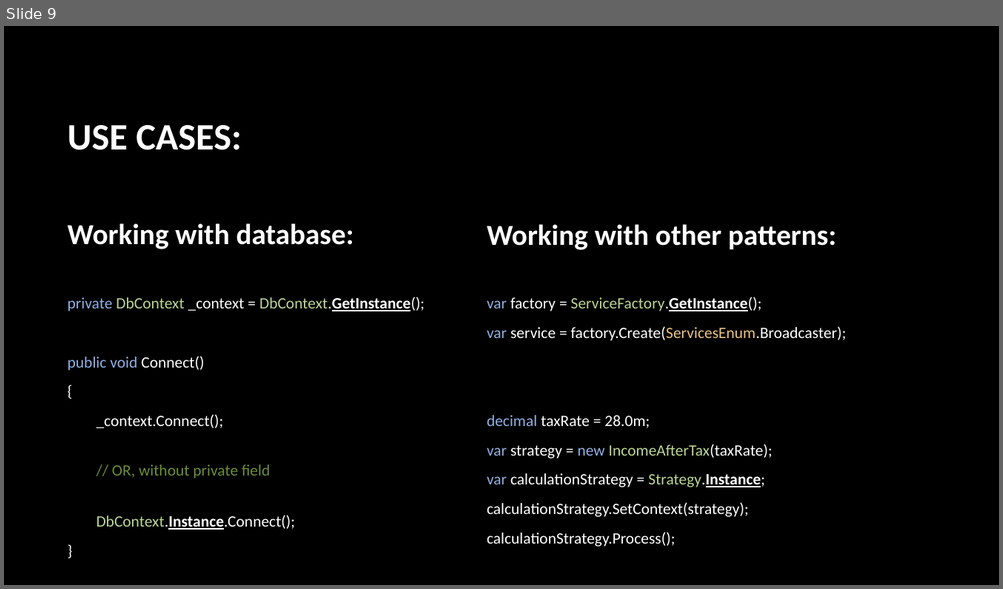
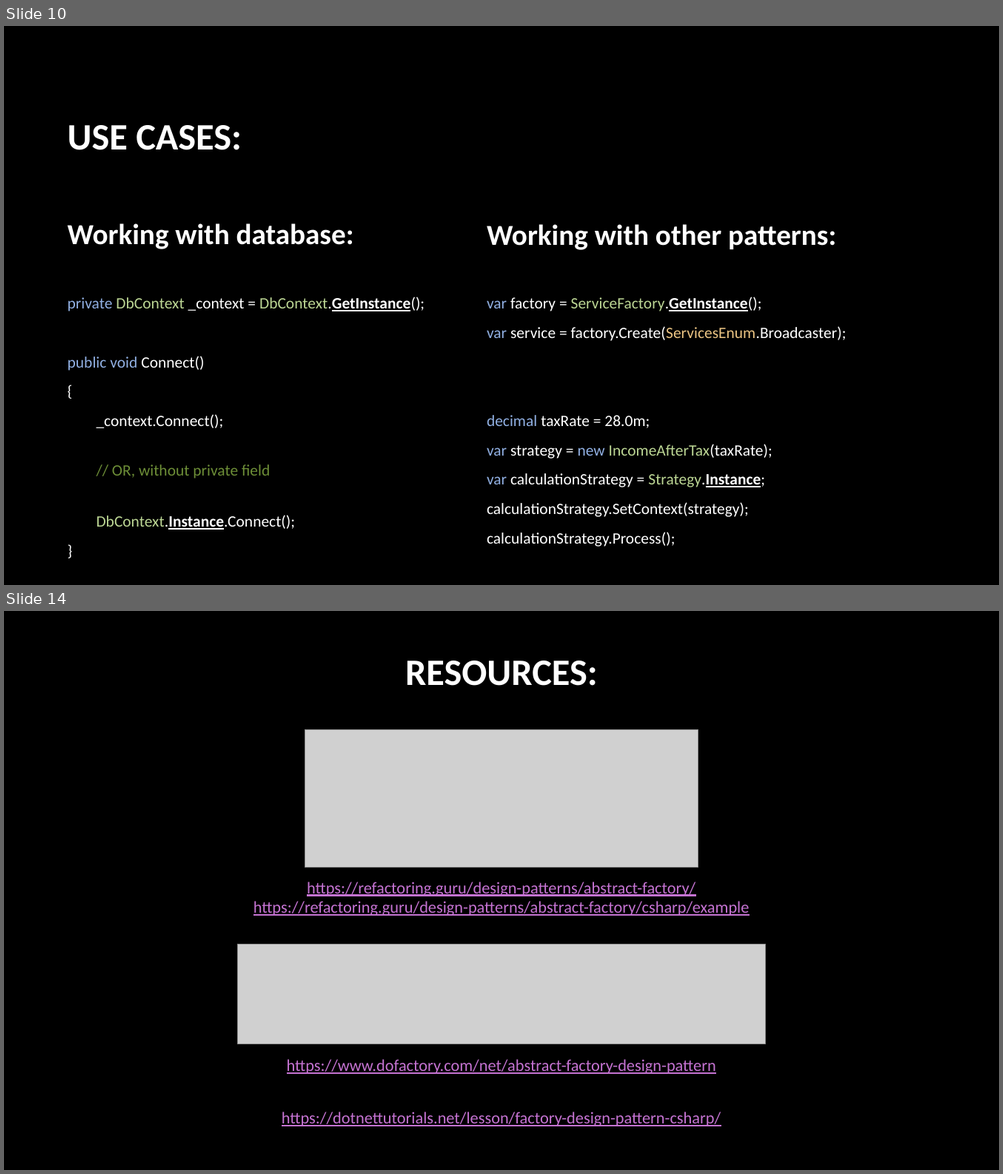
Before and after one commit to Thomas-M-Krystyan/ProgrammingWorkshops_DesignPatterns, a slide deck: Documentation/Design Patterns.pptx. Shown one above the other, each under a label of ours: slide 9 before the commit, slides 10 and 14 after it; the slides between them are not shown. The pictures are 1003x589 and 1003x1174 pixels, drawn with LibreOffice and Linux fonts; fonts in the diff are those of the drawing; grey boxes stand for pictures; background and template pictures are left out. Boxes give left, top, right and bottom in pixels: in the first picture for what was removed or moved away, otherwise in the second. Text is boxed around its words. In the diff, an @@ line names an element or a change of style, - is before the commit and + after.

```diff
--- a/Documentation/Design Patterns.pptx
+++ b/Documentation/Design Patterns.pptx
@@ slide 14 added at [4, 611, 999, 1170], background picture (left out) @@
@@ title added at [405, 661, 597, 686], 36 pt, text #FFFFFF, bold @@
+RESOURCES:
@@ picture added at [304, 729, 698, 867] @@
@@ text added at [253, 882, 749, 916], 16 pt, text #C573D2, underline @@
+https://refactoring.guru/design-patterns/abstract-factory/
+https://refactoring.guru/design-patterns/abstract-factory/csharp/example
@@ picture added at [238, 945, 765, 1045] @@
@@ text added at [287, 1059, 716, 1074], 16 pt, text #C573D2, underline @@
+https://www.dofactory.com/net/abstract-factory-design-pattern
@@ text added at [282, 1112, 720, 1127], 16 pt, text #C573D2, underline @@
+https://dotnettutorials.net/lesson/factory-design-pattern-csharp/
@@ what was slide 9 is now slide 10 @@
```
Also in this commit, not shown: 2 slides changed, 6 other slides added.
